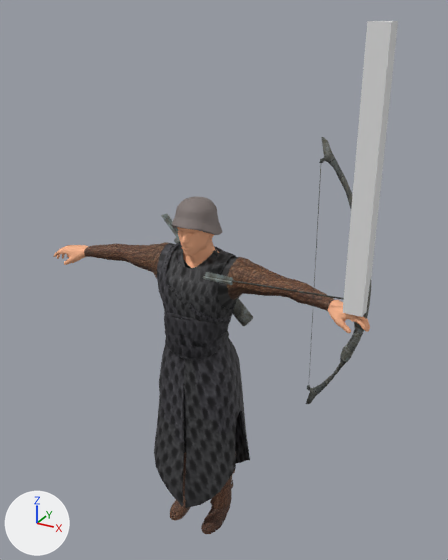
The FBX model blender/model_mercenary/model_mercenary_lessfaces.fbx: old version first, new version second.
One viewpoint serves both versions: a 50 mm camera at (1.34, -2.2, 2.47) aimed at (0.08, 0.09, 1.32). The lights are fixed; the arrows at lower left show +X, +Y and +Z. Where no turn or scale is listed for an object, it has been applied to the vertices.

Names of what the first picture shows: 'Bow', 'Smoke Domain', 'Torso', 'arms', 'face', 'feets', 'hands', 'hat', 'legs'.
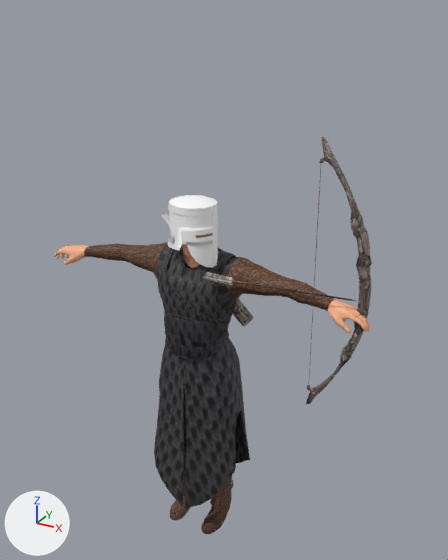
What the commit changed:
Material 'Material.004' (mat_material_004) is new.
Its base color is (1.0, 1.0, 1.0) (white #ffffff).
Its roughness is 0.693.
Material 'Material.005' (mat_material_005) is new.
Its base color is (1.0, 1.0, 1.0) (white #ffffff).
Its roughness is 0.693.
Material 'Material.006' (mat_material_006) is new.
Its base color is (1.0, 1.0, 1.0) (white #ffffff).
Its roughness is 0.693.
Mesh me_cylinder_004 is new.
It has 161 vertices, 128 faces and spans x -0.104..0.104, y -0.094..0.094, z 0.077..0.097.
It uses material mat_material_004 (its picture is missing).
Mesh me_cylinder_006 is new.
It has 36 vertices, 8 faces and spans x -0.021..0.021, y -0.098..0.097, z 0.038..0.068.
It uses material mat_material_005 (its picture is missing).
Mesh me_cylinder_005 is new.
It has 114 vertices, 77 faces and spans x -0.058..0.041, y -0.097..0.097, z -0.113..0.077.
It uses material mat_material_004 (its picture is missing).
Mesh me_cylinder_007 is new.
It has 51 vertices, 20 faces and spans x 0.0..0.06, y -0.098..0.098, z -0.065..-0.02.
It uses material mat_material_006 (its picture is missing).
Mesh me_cylinder_003 is new.
It has 180 vertices, 56 faces and spans x -0.108..0.108, y -0.096..0.096, z 0.038..0.068.
It uses material mat_material_005 (its picture is missing).
Mesh me_cylinder_001 is new.
It has 107 vertices, 56 faces and spans x 0.06..0.109, y -0.082..0.082, z -0.193..0.07.
It uses material mat_material_006 (its picture is missing).
Mesh me_cylinder is new.
It has 346 vertices, 282 faces and spans x -0.119..0.108, y -0.095..0.094, z -0.192..0.077.
It uses material mat_material_004 (its picture is missing).
Object 'Smoke Domain' (ob_smoke_domain) is deleted.
Object 'hat' (ob_hat) is deleted.
Object 'Cylinder.002' (ob_cylinder_002) is new; it shows me_cylinder_004.
Its location is (0.008, -0.054, 1.644).
Object 'Cylinder.005' (ob_cylinder_005) is new; it shows me_cylinder_006.
Its location is (0.007, -0.053, 1.653).
Object 'Cylinder.004' (ob_cylinder_004) is new; it shows me_cylinder_005.
Its location is (0.008, -0.054, 1.644).
Object 'Cylinder.006' (ob_cylinder_006) is new; it shows me_cylinder_007.
Its location is (0.008, -0.054, 1.644).
Object 'Cylinder.003' (ob_cylinder_003) is new; it shows me_cylinder_003.
Its location is (0.007, -0.053, 1.653).
Object 'Cylinder.001' (ob_cylinder_001) is new; it shows me_cylinder_001.
Its location is (0.008, -0.054, 1.644).
Object 'Helmet' (ob_helmet) is new; it shows me_cylinder.
Its location is (0.008, -0.054, 1.644).

Changed parts and their boxes [x1, y1, x2, y2] in the pictures (448 x 560 px):
'Smoke Domain', deleted: before [343, 21, 398, 317]
'hat', deleted: before [172, 196, 222, 235]
'Helmet', added: after [168, 203, 215, 268]
'Cylinder.002', added: after [169, 195, 217, 209]
'Cylinder.001', added: after [196, 207, 218, 266]
'Cylinder.004', added: after [171, 206, 186, 250]
'Cylinder.003', added: after [168, 201, 218, 216]
'Cylinder.006', added: after [181, 231, 196, 242]
'Cylinder.005', added: after [176, 207, 185, 215]
'face', unchanged, covered by the edit: before [177, 227, 219, 268]; after [181, 208, 219, 268]
